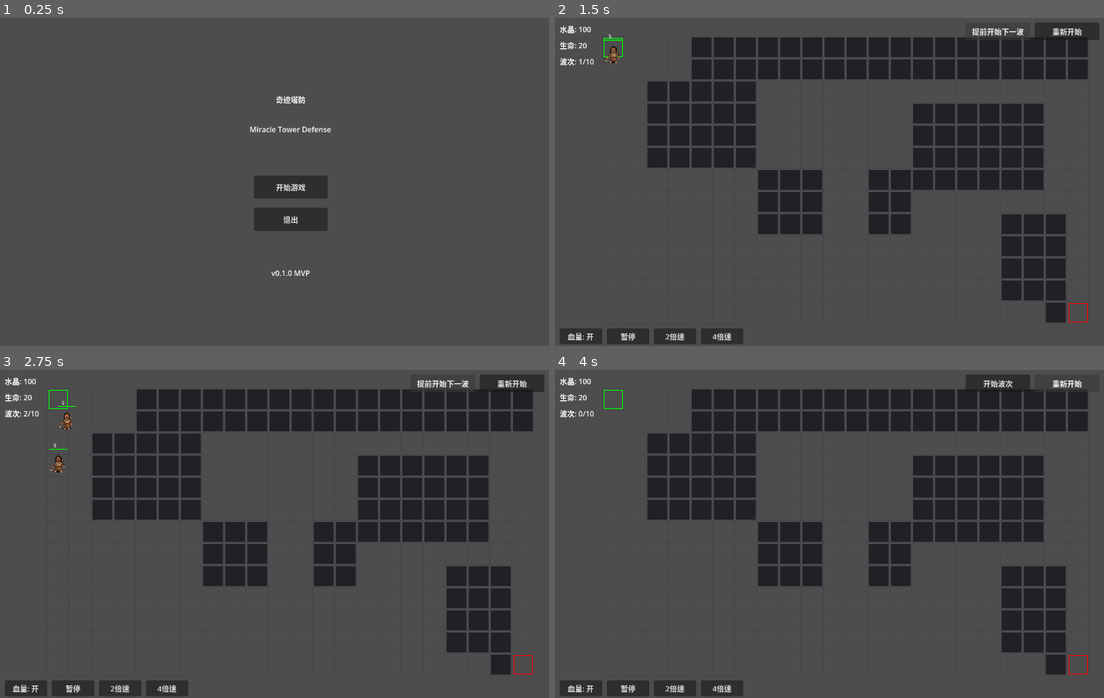
Above: before the commit, frames 1-4 (two rows, left to right).
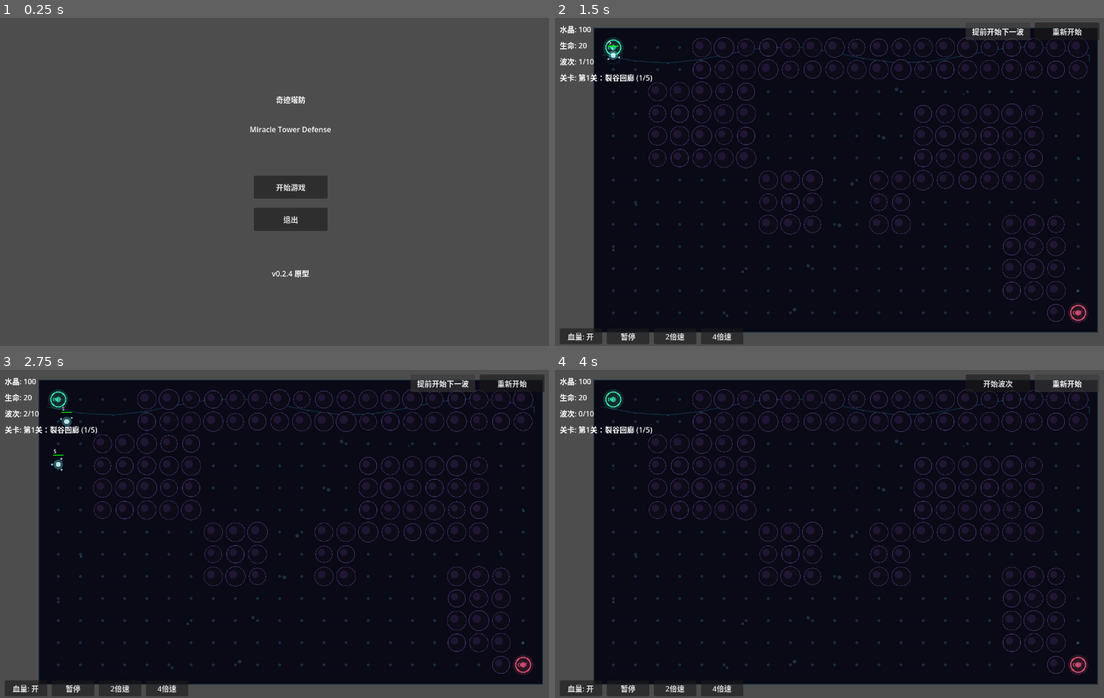
Above: after the commit, the same moments.

Repository: xrs1112/-
Game: Godot game, scene res://scenes/main_menu.tscn
Same seed, same stepped clock (60 frames per second), same inputs: the game is played once before the commit and once after it.
Inputs:
- Up to frame 1 (0.25 s): no input
- Up to frame 2 (1.5 s): click "开始游戏" at 0.5 s; click "开始波次" at 1.25 s
- Up to frame 3 (2.75 s): click "提前开始下一波" at 2 s
- Up to frame 4 (4 s): click "提前开始下一波" at 2.75 s; click "重新开始" at 3.5 s

The runs differ from the first frame. In frame 1, less than 0.1% of the frame differs, in the area x 49-57%, y 76-80%; in frame 2, 65%; in frame 3, 65%; in frame 4, 65%, in the area x 0-99%, y 2-96%.

Commit message:
Refresh microcosm demo visuals and module docs

Diff:
--- a/project.godot
+++ b/project.godot
@@ -12,7 +12,7 @@
 
 config/name="奇迹塔防"
 config/description="跨越微观到宏观的塔防史诗"
-config/version="0.1.0"
+config/version="0.2.4"
 run/main_scene="res://scenes/main_menu.tscn"
 config/features=PackedStringArray("4.6")
 config/icon="res://assets/sprites/icon.svg"
@@ -26,7 +26,6 @@
 window/size/viewport_width=1280
 window/size/viewport_height=720
 window/stretch/mode="viewport"
-window/stretch/aspect="keep"
 
 [input]
 
--- a/scenes/game.tscn
+++ b/scenes/game.tscn
@@ -52,6 +52,14 @@
 offset_bottom = 120.0
 text = "波次: 0/0"
 
+[node name="LevelLabel" type="Label" parent="UI/HUD"]
+layout_mode = 0
+offset_left = 20.0
+offset_top = 125.0
+offset_right = 340.0
+offset_bottom = 155.0
+text = "关卡: 第1关"
+
 [node name="BuildMenu" type="Control" parent="UI"]
 visible = false
 layout_mode = 0
@@ -88,24 +96,33 @@
 visible = false
 layout_mode = 0
 offset_left = -50.0
-offset_top = -55.0
+offset_top = -95.0
 offset_right = 50.0
-offset_bottom = 15.0
+offset_bottom = 35.0
+
+[node name="TowerInfoLabel" type="Label" parent="UI/TowerMenu"]
+layout_mode = 0
+offset_left = -30.0
+offset_top = 0.0
+offset_right = 130.0
+offset_bottom = 46.0
+text = "塔"
+horizontal_alignment = 1
 
 [node name="BtnUpgrade" type="Button" parent="UI/TowerMenu"]
 layout_mode = 0
 offset_left = 0.0
-offset_top = 0.0
+offset_top = 54.0
 offset_right = 100.0
-offset_bottom = 30.0
+offset_bottom = 84.0
 text = "升级"
 
 [node name="BtnSell" type="Button" parent="UI/TowerMenu"]
 layout_mode = 0
 offset_left = 0.0
-offset_top = 40.0
+offset_top = 92.0
 offset_right = 100.0
-offset_bottom = 70.0
+offset_bottom = 122.0
 text = "出售"
 
 [node name="StartWaveBtn" type="Button" parent="UI"]
@@ -155,6 +172,22 @@
 offset_right = 418.0
 offset_bottom = 716.0
 text = "4倍速"
+
+[node name="MessageLabel" type="Label" parent="UI"]
+visible = false
+layout_mode = 1
+anchors_preset = 8
+anchor_left = 0.5
+anchor_top = 0.5
+anchor_right = 0.5
+anchor_bottom = 0.5
+offset_left = -240.0
+offset_top = 230.0
+offset_right = 240.0
+offset_bottom = 270.0
+text = "提示"
+horizontal_alignment = 1
+vertical_alignment = 1
 
 [node name="VictoryLabel" type="Label" parent="UI"]
 visible = false
--- a/scenes/main_menu.tscn
+++ b/scenes/main_menu.tscn
@@ -66,5 +66,5 @@
 offset_top = 550.0
 offset_right = 100.0
 offset_bottom = 580.0
-text = "v0.1.0 MVP"
+text = "v0.2.4 原型"
 horizontal_alignment = 1
--- a/scripts/enemies/enemy_tier.gd
+++ b/scripts/enemies/enemy_tier.gd
@@ -6,20 +6,15 @@
 
 @export var tier: int = 1
 
-const T1_WALK_FRAME_COUNT: int = 8
-const T1_WALK_FRAME_PATH: String = "res://assets/sprites/enemies/cave_hunter/walk/frame_%02d.png"
-const T2_WALK_FRAME_COUNT: int = 8
-const T2_WALK_FRAME_PATH: String = "res://assets/sprites/enemies/wasteland_dog/walk/frame_%02d.png"
-
-var tier_sprite: AnimatedSprite2D = null
+var visual_time: float = 0.0
 
 # 层级配置: [血量, 速度, 护甲, 水晶, 扣血, 颜色]
 const TIER_DATA = {
-	1: [5,  100, 0.0, 3,  1, Color(0.5, 0.5, 0.5)],
-	2: [10, 90,  0.0, 6,  1, Color(0.2, 0.7, 0.3)],
-	3: [20, 80,  0.1, 12, 1, Color(0.2, 0.5, 0.9)],
-	4: [40, 70,  0.2, 25, 2, Color(0.6, 0.3, 0.9)],
-	5: [80, 60,  0.3, 50, 3, Color(1.0, 0.4, 0.2)],
+	1: [5,  100, 0.0, 3,  1, Color(0.42, 0.95, 1.0)],
+	2: [10, 90,  0.0, 6,  1, Color(0.55, 1.0, 0.68)],
+	3: [20, 80,  0.1, 12, 1, Color(0.5, 0.62, 1.0)],
+	4: [40, 70,  0.2, 25, 2, Color(0.76, 0.46, 1.0)],
+	5: [80, 60,  0.3, 50, 3, Color(1.0, 0.52, 0.28)],
 }
 
 func _ready() -> void:
@@ -31,60 +26,34 @@
 	reward_crystals = cfg[3]
 	damage_to_base = cfg[4]
 	add_to_group("enemy")
-	if tier == 1:
-		_setup_tier_sprite(T1_WALK_FRAME_PATH, T1_WALK_FRAME_COUNT, Vector2(0.34, 0.34), Vector2(0, -2), 8.0)
-	elif tier == 2:
-		_setup_tier_sprite(T2_WALK_FRAME_PATH, T2_WALK_FRAME_COUNT, Vector2(0.34, 0.34), Vector2(0, -2), 8.0)
 	super()
 
-func _setup_tier_sprite(frame_path: String, frame_count: int, sprite_scale: Vector2, sprite_position: Vector2, fps: float) -> void:
-	tier_sprite = AnimatedSprite2D.new()
-	tier_sprite.name = "TierSprite"
-	tier_sprite.z_index = 0
-	tier_sprite.scale = sprite_scale
-	tier_sprite.position = sprite_position
-
-	var frames = SpriteFrames.new()
-	frames.add_animation("walk")
-	frames.set_animation_loop("walk", true)
-	frames.set_animation_speed("walk", fps)
-
-	for i in range(frame_count):
-		var texture = load(frame_path % i)
-		if texture:
-			frames.add_frame("walk", texture)
-
-	if frames.get_frame_count("walk") == 0:
-		tier_sprite.queue_free()
-		tier_sprite = null
-		return
-
-	tier_sprite.sprite_frames = frames
-	tier_sprite.animation = "walk"
-	tier_sprite.play()
-	add_child(tier_sprite)
+func _process(delta: float) -> void:
+	visual_time += delta
+	super(delta)
+	if not is_dead:
+		queue_redraw()
 
 func _draw() -> void:
 	var cfg = TIER_DATA.get(tier, TIER_DATA[1])
 	var color = cfg[5]
-	var radius = 18.0 if tier <= 2 else 5.0 + tier * 1.5
+	var radius = _get_body_radius()
 
 	if not is_visible_target:
 		color.a *= 0.25
-		if tier_sprite:
-			tier_sprite.modulate.a = 0.25
-	elif tier_sprite:
-		tier_sprite.modulate.a = 1.0
 
-	# T1/T2 使用角色行走贴图；其他等级继续使用颜色圆点占位。
-	if tier > 2 or tier_sprite == null:
-		draw_circle(Vector2.ZERO, radius, color)
-		draw_circle(Vector2.ZERO, radius, Color.WHITE, false, 1.0)
+	match tier:
+		1:
+			_draw_virtual_spore(color, radius)
+		2:
+			_draw_proto_cell(color, radius)
+		_:
+			_draw_dense_cluster(color, radius)
 
 	# 血条（始终显示）
 	var bar_width = radius * 2.2
 	var bar_height = 2.5
-	var bar_y = -34.0 if tier <= 2 else -radius - 8
+	var bar_y = -radius - 11
 	var hp_ratio = current_health / max_health
 	draw_rect(Rect2(-bar_width / 2, bar_y, bar_width, bar_height), Color(0.3, 0.1, 0.1))
 	draw_rect(Rect2(-bar_width / 2, bar_y, bar_width * hp_ratio, bar_height), Color.RED if hp_ratio < 0.3 else Color.GREEN)
@@ -93,3 +62,41 @@
 	if GameState.show_hp_numbers:
 		var hp_text = "%d" % max(0, int(ceil(current_health)))
 		draw_string(ThemeDB.fallback_font, Vector2(-10, bar_y - 3), hp_text, HORIZONTAL_ALIGNMENT_LEFT, -1, 10)
+
+func _get_body_radius() -> float:
+	match tier:
+		1:
+			return 10.0
+		2:
+			return 14.0
+		_:
+			return 7.0 + tier * 1.7
+
+func _draw_virtual_spore(color: Color, radius: float) -> void:
+	var pulse = 0.75 + 0.25 * sin(visual_time * 8.0)
+	draw_circle(Vector2.ZERO, radius * 1.9 * pulse, Color(color.r, color.g, color.b, 0.08), false, 2.0)
+	draw_circle(Vector2.ZERO, radius, Color(color.r, color.g, color.b, 0.32))
+	draw_circle(Vector2.ZERO, radius * 0.55, Color(0.88, 1.0, 1.0, 0.82))
+	for i in range(3):
+		var angle = visual_time * 2.2 + i * TAU / 3.0
+		var p = Vector2(cos(angle), sin(angle)) * radius * 1.35
+		draw_circle(p, 2.2, Color(0.72, 0.95, 1.0, 0.72))
+
+func _draw_proto_cell(color: Color, radius: float) -> void:
+	var wobble = 1.0 + 0.08 * sin(visual_time * 4.0)
+	draw_circle(Vector2.ZERO, radius * wobble, Color(color.r, color.g, color.b, 0.30))
+	draw_circle(Vector2.ZERO, radius * wobble, Color(0.86, 1.0, 0.9, 0.75), false, 2.0)
+	draw_circle(Vector2(-4, -2), radius * 0.42, Color(0.22, 0.75, 0.78, 0.76))
+	draw_circle(Vector2(5, 4), radius * 0.28, Color(0.9, 1.0, 0.72, 0.62))
+	for i in range(5):
+		var angle = visual_time * 1.5 + i * TAU / 5.0
+		var p = Vector2(cos(angle), sin(angle)) * radius * 0.85
+		draw_circle(p, 1.4, Color(1.0, 1.0, 0.95, 0.65))
+
+func _draw_dense_cluster(color: Color, radius: float) -> void:
+	draw_circle(Vector2.ZERO, radius, Color(color.r, color.g, color.b, 0.58))
+	draw_circle(Vector2.ZERO, radius, Color.WHITE, false, 1.1)
+	for i in range(tier):
+		var angle = i * TAU / max(1, tier) + visual_time * 0.8
+		var p = Vector2(cos(angle), sin(angle)) * radius * 0.46
+		draw_circle(p, radius * 0.28, Color(1.0, 1.0, 1.0, 0.18))
--- a/scripts/game_grid.gd
+++ b/scripts/game_grid.gd
@@ -22,6 +22,7 @@
 
 # A* 方向（四方向移动）
 const DIRS = [Vector2i(0, -1), Vector2i(0, 1), Vector2i(-1, 0), Vector2i(1, 0)]
+const MAP_RECT := Rect2(GRID_OFFSET, Vector2(GRID_COLS * CELL_SIZE, GRID_ROWS * CELL_SIZE))
 
 # 信号
 signal tower_placed(cell: Vector2i, tower: TowerBase)
@@ -61,33 +62,69 @@
 	if grid.is_empty():
 		return
 
-	# 绘制网格线
-	for row in range(GRID_ROWS + 1):
-		var y = GRID_OFFSET.y + row * CELL_SIZE
-		draw_line(Vector2(GRID_OFFSET.x, y), Vector2(GRID_OFFSET.x + GRID_COLS * CELL_SIZE, y), Color(0.2, 0.2, 0.3, 0.4), 1.0)
-	for col in range(GRID_COLS + 1):
-		var x = GRID_OFFSET.x + col * CELL_SIZE
-		draw_line(Vector2(x, GRID_OFFSET.y), Vector2(x, GRID_OFFSET.y + GRID_ROWS * CELL_SIZE), Color(0.2, 0.2, 0.3, 0.4), 1.0)
+	_draw_microcosm_backdrop()
+	_draw_walkable_field()
 
 	# 绘制封禁区
 	for row in range(GRID_ROWS):
 		for col in range(GRID_COLS):
 			if grid[row][col] == 4:
 				var pos = cell_to_world(Vector2i(col, row))
-				draw_rect(Rect2(pos - Vector2(22, 22), Vector2(44, 44)), Color(0.08, 0.08, 0.1, 0.78))
-				draw_rect(Rect2(pos - Vector2(22, 22), Vector2(44, 44)), Color(0.45, 0.45, 0.5, 0.45), false, 1.0)
+				_draw_blocked_cell(pos, Vector2i(col, row))
 
 	# 绘制起点和终点
 	var start_pos = cell_to_world(START_CELL)
 	var goal_pos = cell_to_world(GOAL_CELL)
-	draw_rect(Rect2(start_pos - Vector2(20, 20), Vector2(40, 40)), Color.GREEN, false, 2.0)
-	draw_rect(Rect2(goal_pos - Vector2(20, 20), Vector2(40, 40)), Color.RED, false, 2.0)
+	_draw_gate(start_pos, Color(0.25, 1.0, 0.75, 0.9), "IN")
+	_draw_gate(goal_pos, Color(1.0, 0.35, 0.5, 0.9), "OUT")
 
 	# 绘制已放置的塔
 	for cell in tower_at_cell:
 		var pos = cell_to_world(cell)
-		draw_rect(Rect2(pos - Vector2(20, 20), Vector2(40, 40)), Color(0.4, 0.4, 0.8, 0.6))
-		draw_rect(Rect2(pos - Vector2(20, 20), Vector2(40, 40)), Color(0.6, 0.6, 1.0, 0.4), false, 1.5)
+		draw_circle(pos, 22.0, Color(0.26, 0.35, 0.8, 0.18))
+		draw_circle(pos, 20.0, Color(0.7, 0.85, 1.0, 0.38), false, 1.5)
+
+func _draw_microcosm_backdrop() -> void:
+	draw_rect(MAP_RECT.grow(18), Color(0.025, 0.03, 0.08, 0.96))
+	draw_rect(MAP_RECT.grow(18), Color(0.08, 0.18, 0.26, 0.65), false, 2.0)
+
+	for i in range(16):
+		var t = float(i) / 15.0
+		var x = GRID_OFFSET.x + t * GRID_COLS * CELL_SIZE
+		var y = GRID_OFFSET.y + 40.0 + sin(t * TAU * 2.0) * 18.0
+		var next_x = GRID_OFFSET.x + min(1.0, t + 0.07) * GRID_COLS * CELL_SIZE
+		var next_y = GRID_OFFSET.y + 40.0 + sin((t + 0.07) * TAU * 2.0) * 18.0
+		draw_line(Vector2(x, y), Vector2(next_x, next_y), Color(0.18, 0.75, 1.0, 0.18), 2.0)
+
+	for i in range(28):
+		var col = (i * 7) % GRID_COLS
+		var row = (i * 5 + 3) % GRID_ROWS
+		var pos = cell_to_world(Vector2i(col, row)) + Vector2(sin(i) * 10.0, cos(i * 1.7) * 8.0)
+		draw_circle(pos, 2.0 + float(i % 3), Color(0.55, 0.9, 1.0, 0.16))
+
+func _draw_walkable_field() -> void:
+	for row in range(GRID_ROWS):
+		for col in range(GRID_COLS):
+			var cell = Vector2i(col, row)
+			if not is_cell_walkable(cell):
+				continue
+			var pos = cell_to_world(cell)
+			draw_circle(pos, 3.0, Color(0.28, 0.75, 0.95, 0.18))
+			if (row + col) % 3 == 0:
+				draw_circle(pos, 18.0, Color(0.15, 0.5, 0.7, 0.055), false, 1.0)
+
+func _draw_blocked_cell(pos: Vector2, cell: Vector2i) -> void:
+	var phase = float((cell.x * 13 + cell.y * 17) % 11) / 11.0
+	var radius = 18.0 + phase * 4.0
+	draw_circle(pos, radius, Color(0.05, 0.045, 0.09, 0.86))
+	draw_circle(pos + Vector2(-5, -4), radius * 0.42, Color(0.18, 0.12, 0.28, 0.58))
+	draw_circle(pos, radius, Color(0.55, 0.38, 0.8, 0.42), false, 1.2)
+
+func _draw_gate(pos: Vector2, color: Color, label: String) -> void:
+	draw_circle(pos, 22.0, Color(color.r, color.g, color.b, 0.14))
+	draw_circle(pos, 16.0, color, false, 2.4)
+	draw_circle(pos, 6.0, Color(color.r, color.g, color.b, 0.6))
+	draw_string(ThemeDB.fallback_font, pos + Vector2(-12, 4), label, HORIZONTAL_ALIGNMENT_LEFT, -1, 10, color)
 
 # === 坐标转换 ===
 
--- a/scripts/game_manager.gd
+++ b/scripts/game_manager.gd
@@ -18,6 +18,9 @@
 @onready var wave_manager: WaveManager = $WaveManager
 @onready var build_menu: Control = $UI/BuildMenu
 @onready var tower_menu: Control = $UI/TowerMenu
+@onready var tower_info_label: Label = $UI/TowerMenu/TowerInfoLabel
+@onready var level_label: Label = $UI/HUD/LevelLabel
+@onready var message_label: Label = $UI/MessageLabel
 @onready var victory_label: Label = $UI/VictoryLabel
 @onready var defeat_label: Label = $UI/DefeatLabel
 @onready var enemy_container: Node2D = $Enemies
@@ -27,6 +30,7 @@
 var selected_tower: TowerBase = null
 var next_level_btn: Button = null
 var current_speed_scale: float = 1.0
+var message_token: int = 0
 
 # 波次数据（10波，5个层级递进）
 var level_1_waves = [
@@ -122,6 +126,7 @@
 
 	victory_label.visible = false
 	defeat_label.visible = false
+	message_label.visible = false
 	next_level_btn.visible = false
 	$UI/StartWaveBtn.disabled = false
 	$UI/StartWaveBtn.text = "开始波次"
@@ -134,6 +139,7 @@
 	GameState.current_level = map_index + 1
 	var map_data = level_maps[map_index]
 	grid_map.load_map(map_data["blocked_rects"])
+	level_label.text = "关卡: %s (%d/%d)" % [map_data["name"], GameState.current_level, level_maps.size()]
 	victory_label.text = "%s 通过！" % map_data["name"]
 
 func _clear_level_runtime() -> void:
@@ -203,12 +209,15 @@
 
 func _try_place_tower(cell: Vector2i) -> void:
 	if not grid_map.is_cell_empty(cell):
+		_show_message("这里不能建塔")
 		return
 	if _is_enemy_in_cell(cell):
+		_show_message("敌人占据格子")
 		return
 
 	var script = tower_scripts.get(selected_tower_type)
 	if not script:
+		_show_message("未知塔类型")
 		return
 
 	# 创建塔节点（先不入树，读取默认值检查）
@@ -216,6 +225,7 @@
 	tower.set_script(script)
 	if not tower is TowerBase:
 		tower.queue_free()
+		_show_message("塔脚本无效")
 		return
 
 	# 先入树触发 _ready() 让 build_cost 等属性正确初始化
@@ -223,6 +233,7 @@
 
 	# 现在检查费用
 	if not GameState.spend_crystals(tower.build_cost):
+		_show_message("水晶不足，需要 %d" % tower.build_cost)
 		tower.queue_free()
 		return
 
@@ -230,6 +241,7 @@
 	if not grid_map.place_tower(cell, tower):
 		GameState.add_crystals(tower.build_cost)  # 退款
 		tower.queue_free()
+		_show_message("不能完全堵死道路")
 		return
 
 	tower.position = grid_map.cell_to_world(cell)
@@ -252,11 +264,13 @@
 	tower_menu.visible = true
 	tower_menu.position = tower.global_position + Vector2(0, -60)
 	tower.show_range()
+	_update_tower_menu()
 
 func _on_upgrade_tower() -> void:
 	if selected_tower and selected_tower.level < 3 and not _is_tower_selling(selected_tower):
 		# TowerBase.upgrade() 内部负责扣费，避免重复扣水晶。
-		selected_tower.upgrade()
+		if not selected_tower.upgrade():
+			_show_message("水晶不足，需要 %d" % selected_tower.get_upgrade_cost())
 	_cancel_all()
 
 func _on_sell_tower() -> void:
@@ -284,6 +298,30 @@
 
 func _is_tower_selling(tower: TowerBase) -> bool:
 	return tower.get_meta("selling", false)
+
+func _update_tower_menu() -> void:
+	if not selected_tower:
+		return
+	var upgrade_text = "满级" if selected_tower.level >= 3 else "升级 [%d]" % selected_tower.get_upgrade_cost()
+	$UI/TowerMenu/BtnUpgrade.text = upgrade_text
+	$UI/TowerMenu/BtnUpgrade.disabled = selected_tower.level >= 3
+	$UI/TowerMenu/BtnSell.text = "出售 [%d]" % selected_tower.get_sell_value()
+	tower_info_label.text = "%s Lv.%d\n伤害 %.1f  射程 %d" % [
+		selected_tower.tower_name,
+		selected_tower.level,
+		selected_tower.attack_damage,
+		int(selected_tower.attack_range),
+	]
+
+func _show_message(text: String, duration: float = 1.4) -> void:
+	message_token += 1
+	var token = message_token
+	message_label.text = text
+	message_label.visible = true
+	get_tree().create_timer(duration).timeout.connect(func():
+		if token == message_token:
+			message_label.visible = false
+	)
 
 func _cancel_all() -> void:
 	selected_tower_type = ""
--- a/scripts/tower.gd
+++ b/scripts/tower.gd
@@ -35,17 +35,7 @@
 	_setup_visual()
 
 func _setup_visual() -> void:
-	# 清除旧的
-	for child in get_children():
-		if child.name == "Visual":
-			child.queue_free()
-
-	var visual = ColorRect.new()
-	visual.name = "Visual"
-	visual.size = Vector2(40, 40)
-	visual.position = Vector2(-20, -20)
-	visual.color = tower_color
-	add_child(visual)
+	queue_redraw()
 
 func _process(delta: float) -> void:
 	if GameState.game_over or GameState.game_paused or not placed:
@@ -128,10 +118,54 @@
 	_setup_visual()
 
 func _draw() -> void:
+	_draw_tower_body()
+
 	# 只在选中塔时绘制攻击范围圆
 	if placed and range_visible:
-		draw_circle(Vector2.ZERO, attack_range, Color(1.0, 1.0, 1.0, 0.1), false, 1.0)
+		draw_circle(Vector2.ZERO, attack_range, Color(0.55, 0.85, 1.0, 0.12), false, 1.2)
 
 	# 绘制方向指示
 	if current_target and not current_target.is_dead:
-		draw_line(Vector2.ZERO, current_target.global_position - global_position, Color.RED, 1.5)
+		draw_line(Vector2.ZERO, current_target.global_position - global_position, tower_color.lightened(0.6), 1.8)
+
+func _draw_tower_body() -> void:
+	var core_color = tower_color
+	var glow_color = Color(core_color.r, core_color.g, core_color.b, 0.22)
+	draw_circle(Vector2.ZERO, 24.0, glow_color)
+
+	match tower_name:
+		"A1":
+			_draw_prism_tower(core_color)
+		"A2":
+			_draw_observer_tower(core_color)
+		"A3":
+			_draw_trap_tower(core_color)
+		_:
+			draw_circle(Vector2.ZERO, 16.0, core_color)
+			draw_circle(Vector2.ZERO, 16.0, Color.WHITE, false, 1.2)
+
+func _draw_prism_tower(color: Color) -> void:
+	var points = PackedVector2Array([
+		Vector2(0, -18),
+		Vector2(16, 10),
+		Vector2(-16, 10),
+	])
+	draw_colored_polygon(points, color)
+	draw_polyline(PackedVector2Array([points[0], points[1], points[2], points[0]]), Color(0.85, 0.95, 1.0, 0.85), 1.4)
+	draw_circle(Vector2.ZERO, 5.0, Color(0.85, 1.0, 1.0, 0.9))
+
+func _draw_observer_tower(color: Color) -> void:
+	draw_circle(Vector2.ZERO, 17.0, Color(color.r, color.g, color.b, 0.24))
+	draw_circle(Vector2.ZERO, 17.0, Color(1.0, 0.95, 0.55, 0.7), false, 2.0)
+	draw_circle(Vector2.ZERO, 8.0, color.lightened(0.2))
+	draw_circle(Vector2.ZERO, 3.0, Color(1.0, 1.0, 0.8, 0.95))
+	draw_line(Vector2(-18, 0), Vector2(18, 0), Color(1.0, 1.0, 0.7, 0.35), 1.2)
+
+func _draw_trap_tower(color: Color) -> void:
+	draw_circle(Vector2.ZERO, 19.0, Color(color.r, color.g, color.b, 0.18))
+	draw_circle(Vector2.ZERO, 19.0, color.lightened(0.1), false, 2.4)
+	draw_circle(Vector2.ZERO, 11.0, Color(1.0, 0.55, 0.25, 0.35), false, 2.0)
+	for i in range(6):
+		var angle = i * TAU / 6.0
+		var p = Vector2(cos(angle), sin(angle)) * 15.0
+		draw_circle(p, 2.0, Color(1.0, 0.82, 0.35, 0.75))
Binary file added: assets/concepts/microcosm_battlefield_reference.png
Binary file added: 图片/穴居猎人/穴居猎人_待机_128.gif
Binary file added: 图片/穴居猎人/穴居猎人_行走_128.gif
Binary file added: 图片/荒原犬/移动/荒原犬_移动_001.png
Binary file added: 图片/荒原犬/移动/荒原犬_移动_002.png
Binary file added: 图片/荒原犬/移动/荒原犬_移动_003.png
Binary file added: 图片/荒原犬/移动/荒原犬_移动_004.png
Binary file added: 图片/荒原犬/移动/荒原犬_移动_005.png
Binary file added: 图片/荒原犬/移动/荒原犬_移动_006.png
Binary file added: 图片/荒原犬/移动/荒原犬_移动_007.png
Binary file added: 图片/荒原犬/移动/荒原犬_移动_008.png
Not shown, changed: README.md
(and 1 more such lines)
